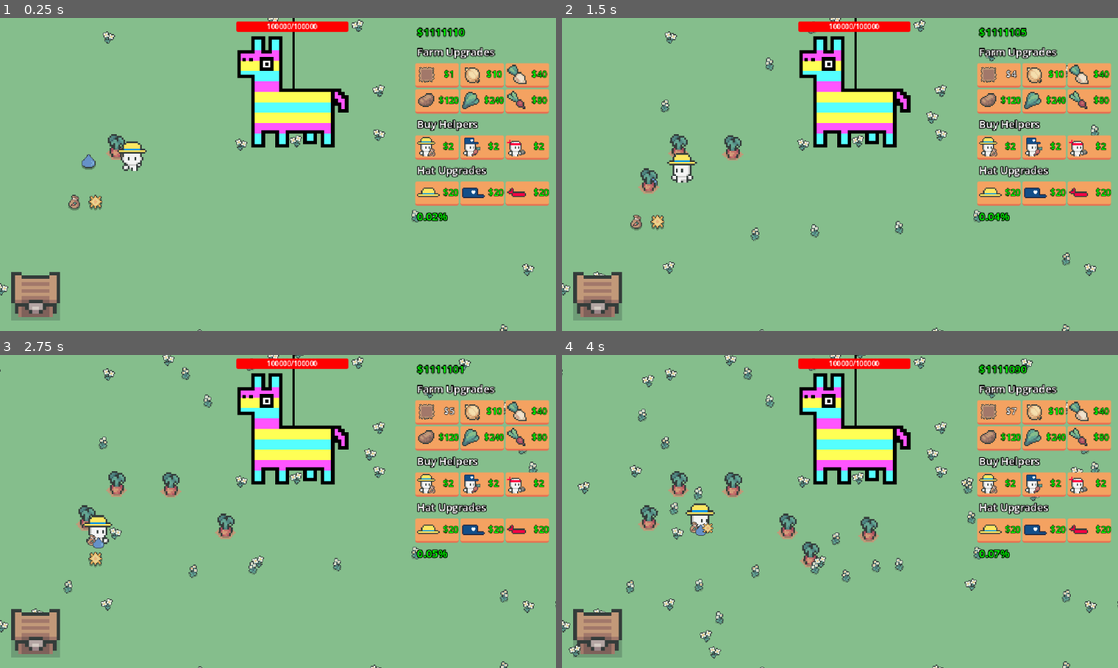
Above: before the commit, frames 1-4 (two rows, left to right).
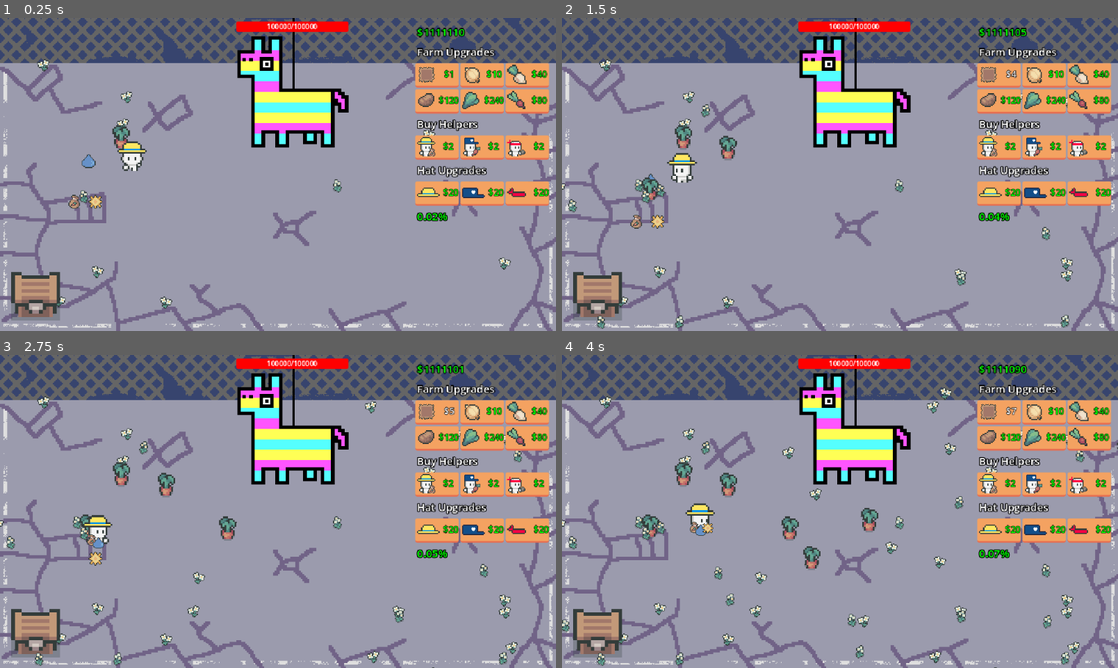
Above: after the commit, the same moments.

Repository: eric-marsh/farminata
Game: Godot game, scene res://scene/scene_switcher.tscn
The game is run twice, just before and just after one commit, with the same random seed, the same clock (stepped at 60 frames per second) and the same inputs. Sound files missing from this copy of the repository are replaced by a short silence.
Inputs:
- Up to frame 1 (0.25 s): no input
- Up to frame 2 (1.5 s): click "$1" at 0.5 s; click "$3" at 1.25 s
- Up to frame 3 (2.75 s): click "$4" at 2 s
- Up to frame 4 (4 s): click "$5" at 2.75 s; click "$6" at 3.5 s

The runs differ from the first frame. In frame 1, 85% of the frame differs, in the area x 0-100%, y 0-100%; in frame 2, 85%; in frame 3, 85%; in frame 4, 85%.

Commit message:
bg image placeholder

Diff:
--- a/scene/main.tscn
+++ b/scene/main.tscn
@@ -1,7 +1,8 @@
-[gd_scene load_steps=17 format=3 uid="uid://ba0lyty7rw2vj"]
+[gd_scene load_steps=18 format=3 uid="uid://ba0lyty7rw2vj"]
 
 [ext_resource type="Script" uid="uid://by0tfe1nx5cjc" path="res://script/main.gd" id="1_ig7tw"]
 [ext_resource type="Script" uid="uid://d4elg2t07heho" path="res://script/camera_2d.gd" id="2_v0l8b"]
+[ext_resource type="Texture2D" uid="uid://dqblub5jwrxx5" path="res://img/enviornment/parking_lot_bg.png" id="2_v2gmf"]
 [ext_resource type="PackedScene" uid="uid://dgnanoyg1dkpf" path="res://scene/audio.tscn" id="3_b5f6u"]
 [ext_resource type="Script" uid="uid://b8pxcom8tcd8s" path="res://scene/plots_container.gd" id="4_k65ib"]
 [ext_resource type="PackedScene" uid="uid://jida1cnc03um" path="res://scene/canvas_layer.tscn" id="5_0ha60"]
@@ -19,11 +20,15 @@
 size = Vector2(366, 133)
 
 [sub_resource type="RectangleShape2D" id="RectangleShape2D_wscrc"]
-size = Vector2(640, 360)
+size = Vector2(640, 308)
 
 [node name="Main" type="Node2D"]
 y_sort_enabled = true
 script = ExtResource("1_ig7tw")
+
+[node name="ParkingLotBackground" type="Sprite2D" parent="."]
+texture = ExtResource("2_v2gmf")
+centered = false
 
 [node name="Camera2D" type="Camera2D" parent="."]
 position = Vector2(320, 180)
@@ -148,6 +153,7 @@
 script = ExtResource("12_wscrc")
 
 [node name="CollisionShape2D" type="CollisionShape2D" parent="Enviornment"]
+position = Vector2(0, 26)
 shape = SubResource("RectangleShape2D_wscrc")
 
 [node name="BadLayer" type="Node2D" parent="Enviornment"]
Binary file added: img/enviornment/parking_lot_bg.png
Not shown, added: img/enviornment/parking_lot_bg.png.import
